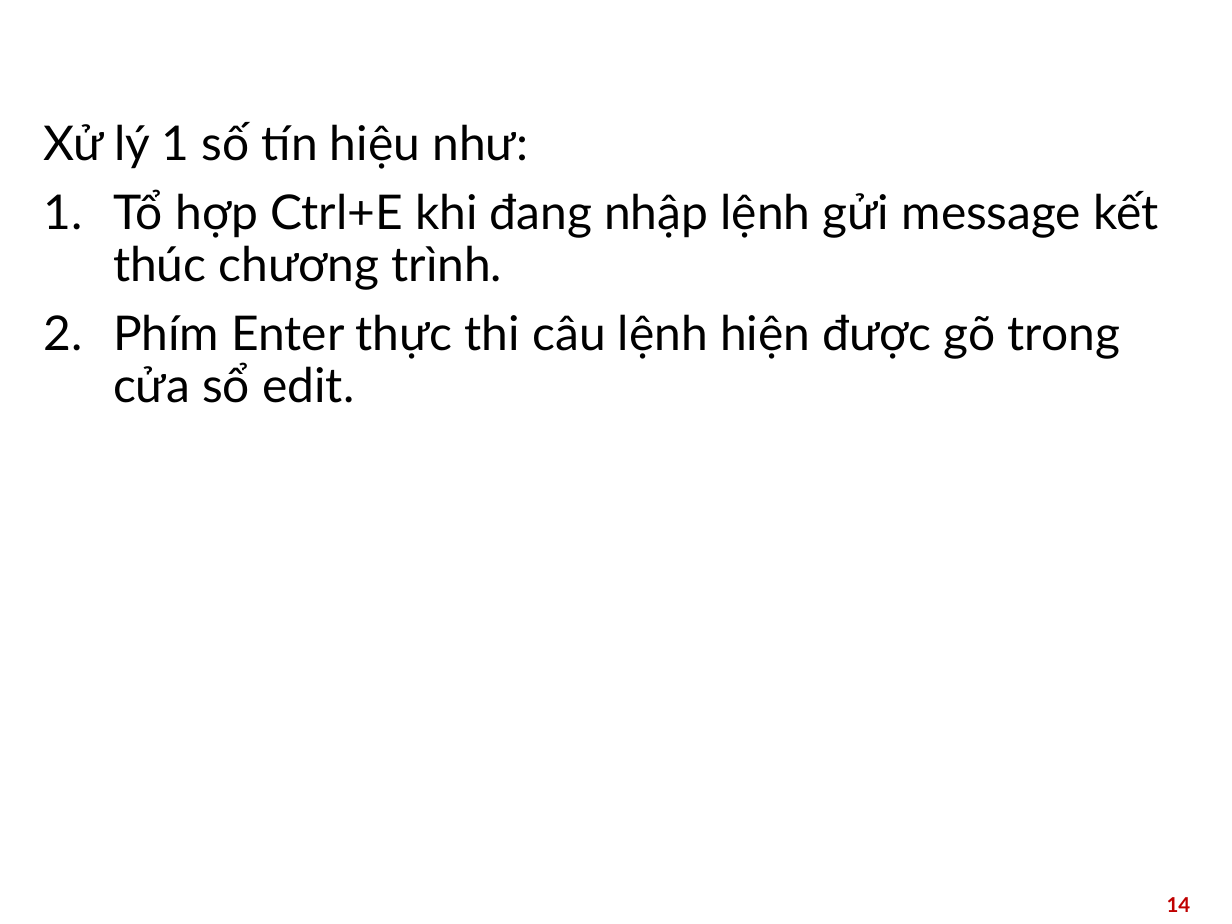
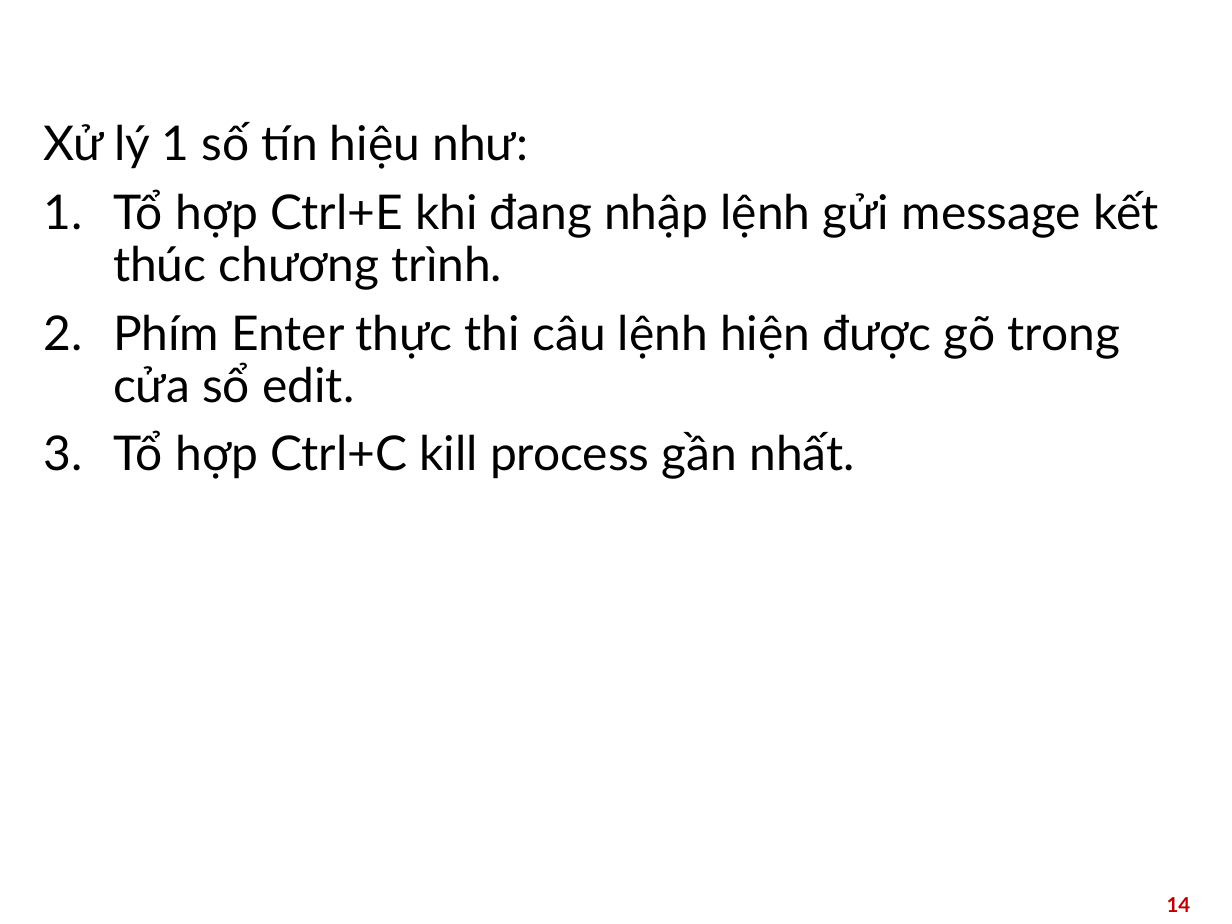
Before and after one commit to Darejkal/NotAShell, a slide deck: slide 14 of slide/HDH.pptx. Drawn at 1232x924 pixels with LibreOffice and Linux fonts; fonts in the diff are those of the drawing; background and template pictures are left out. Boxes give left, top, right and bottom in pixels: in the first picture for what was removed or moved away, otherwise in the second. Text is boxed around its words. In the diff, an @@ line names an element or a change of style, - is before the commit and + after.

```diff
--- a/slide/HDH.pptx
+++ b/slide/HDH.pptx
@@ text at box(113, 430, 854, 479): paragraph added @@
+3. Tổ hợp Ctrl+C kill process gần nhất.
```
Also in this commit, not shown: 8 other slides changed, 12 slides added, 3 slides removed, 22 other files.
